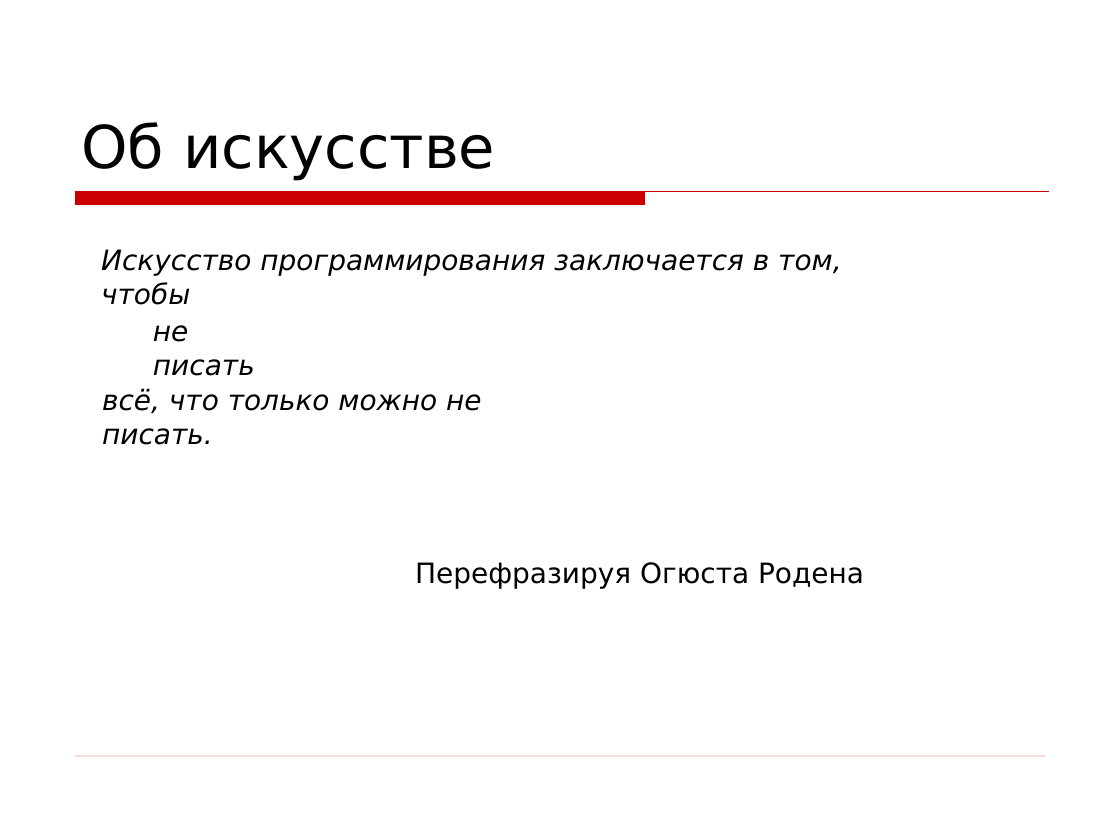
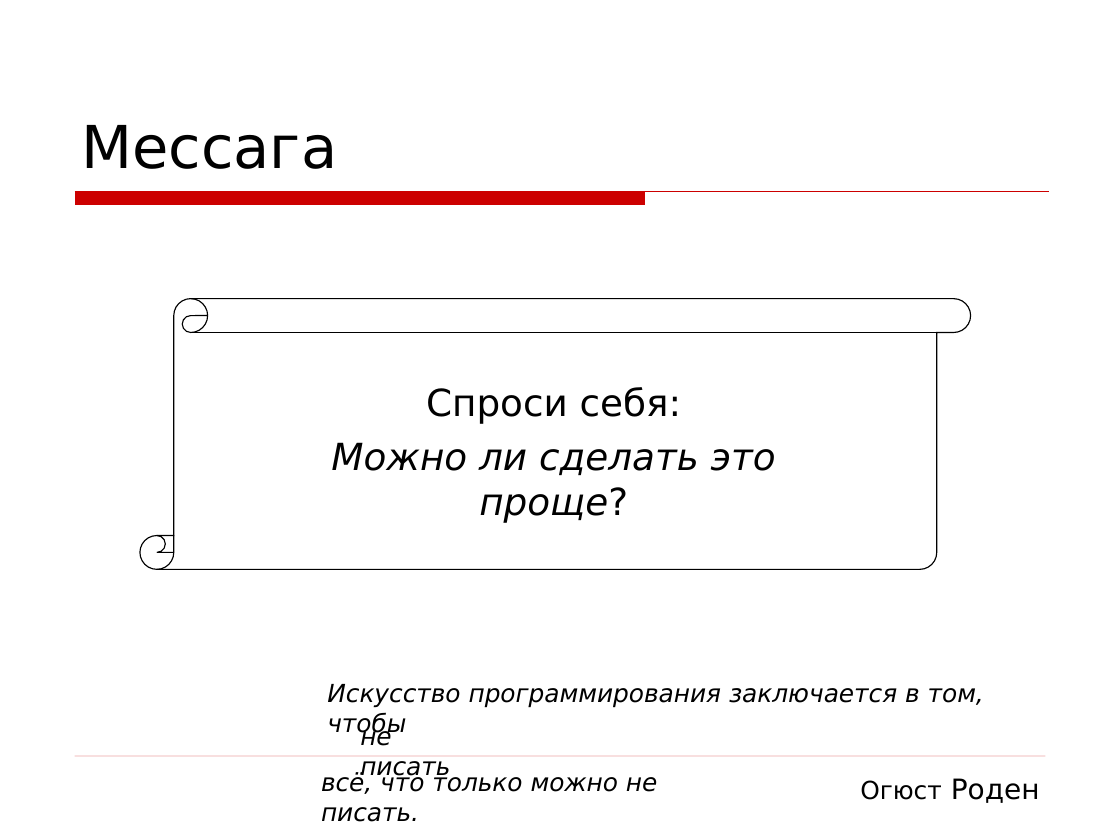
Before and after one commit to asolntsev/presentations, a slide deck: slide 21 of wtf-code/WTF_code.jug-lv.ru.ppt (slide 14 before the commit). Drawn at 1120x840 pixels with LibreOffice and Linux fonts; fonts in the diff are those of the drawing; background and template pictures are left out. Boxes give left, top, right and bottom in pixels: in the first picture for what was removed or moved away, otherwise in the second. Text is boxed around its words. In the diff, an @@ line names an element or a change of style, - is before the commit and + after.

```diff
--- a/wtf-code/WTF_code.jug-lv.ru.ppt
+++ b/wtf-code/WTF_code.jug-lv.ru.ppt
@@ text at (81, 125, 337, 169): text changed @@
-Об искусстве
+Мессага
@@ vertical scroll added at (140, 299, 971, 570), outline #000000 0.74 pt @@
@@ text added at (331, 387, 776, 523), 24 pt, text #000000, italic @@
+Спроси себя:
+Можно ли сделать это проще?
@@ text removed at (415, 562, 864, 589) @@
-Перефразируя Огюста Родена
@@ text "Искусство программирования заключается в том, ...": place and size @@
-text "Искусство программирования заключается в том, ..." at (101, 249, 841, 305)
+text "Искусство программирования заключается в том, ..." at (327, 684, 984, 738)
@@ text "не писать": place and size @@
-text "не писать" at (153, 325, 255, 376)
+text "не писать" at (360, 724, 450, 781)
@@ size 18 to 16 pt in 3 elements at (327, 684, 984, 738), (360, 724, 450, 781), (321, 771, 658, 822) @@
@@ text "всё, что только можно не ...": place and size @@
-text "всё, что только можно не ..." at (102, 388, 482, 445)
+text "всё, что только можно не ..." at (321, 771, 658, 822)
@@ text added at (860, 778, 1040, 803), 16 pt, text #000000 @@
+Огюст Роден
```
Also in this commit, not shown: 7 other slides changed, 6 slides added, 5 slides removed, 1 other file.
